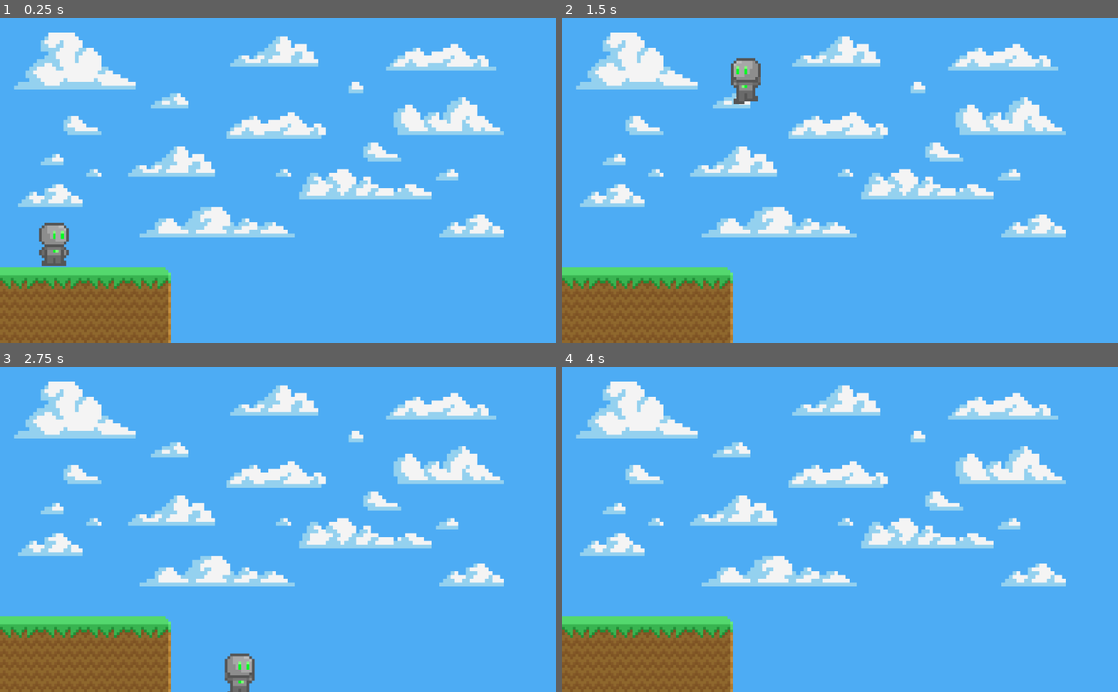
Above: before the commit, frames 1-4 (two rows, left to right).
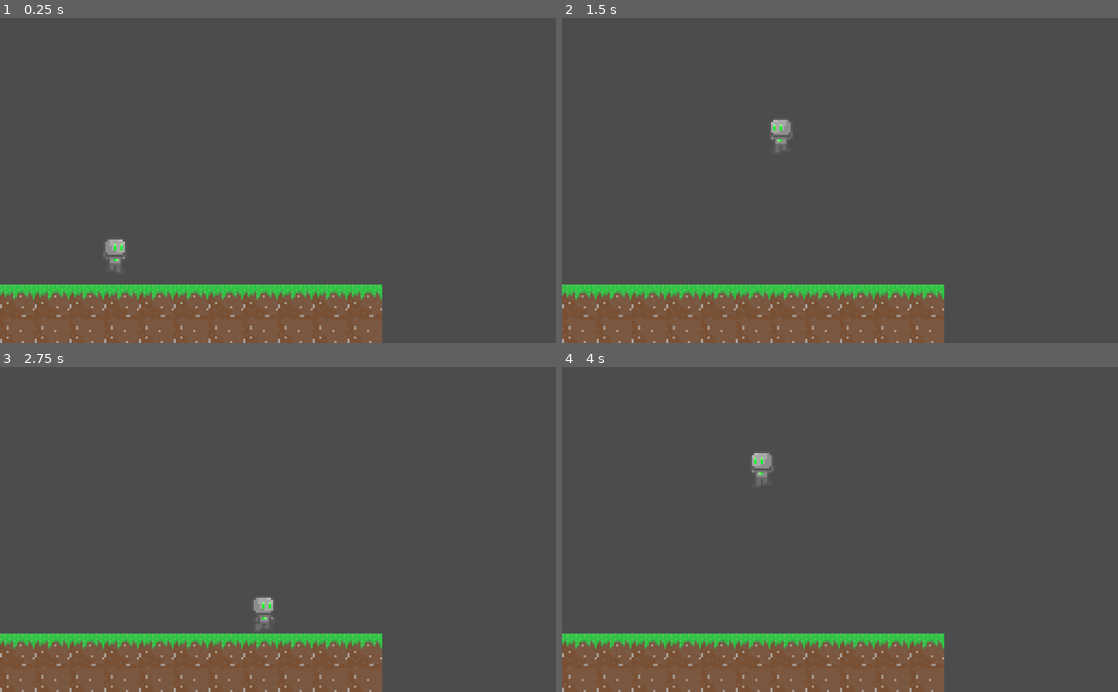
Above: after the commit, the same moments.

Repository: IndieSelfTaught/PlatformerCollab
Game: Godot game, scene res://Levels/1/1.tscn
Same seed, same stepped clock (60 frames per second), same inputs: the game is played once before the commit and once after it.
Inputs:
- Up to frame 1 (0.25 s): no input
- Up to frame 2 (1.5 s): hold D 0.53-1.28 s; hold Shift 0.53-1.28 s; tap Space at 0.77 s; hold A from 1.28 s (still down); tap Shift at 1.35 s
- Up to frame 3 (2.75 s): tap Space at 1.52 s; release A at 2.03 s; hold D from 2.03 s (still down); hold Shift from 2.03 s (still down)
- Up to frame 4 (4 s): release D at 2.78 s; release Shift at 2.78 s; hold W 2.78-3.53 s; tap Shift at 2.85 s; tap Space at 3.02, 3.77 s; hold A from 3.53 s (still down); hold Shift from 3.53 s (still down)

The runs differ from the first frame. In frame 1, 97% of the frame differs, in the area x 0-100%, y 0-100%; in frame 2, 97%; in frame 3, 97%; in frame 4, 97%.

Commit message:
Scale Update

Diff:
--- a/Platformer/Levels/1/1.tscn
+++ b/Platformer/Levels/1/1.tscn
@@ -1,70 +1,28 @@
-[gd_scene load_steps=8 format=2]
+[gd_scene load_steps=4 format=2]
 
-[ext_resource path="res://Levels/Art Prototype/Background0.png" type="Texture" id=1]
-[ext_resource path="res://Player/Player.tscn" type="PackedScene" id=2]
-[ext_resource path="res://Levels/Art Prototype/BaseGround.png" type="Texture" id=3]
-[ext_resource path="res://Levels/Art Prototype/GroundCornerRight.png" type="Texture" id=4]
-[ext_resource path="res://Levels/Art Prototype/InnerGround.png" type="Texture" id=5]
-[ext_resource path="res://Levels/Art Prototype/InnerGroundSideRight.png" type="Texture" id=6]
+[ext_resource path="res://Player/Player.tscn" type="PackedScene" id=1]
+[ext_resource path="res://Levels/Art Prototype/Tileset.tres" type="TileSet" id=2]
 
 [sub_resource type="RectangleShape2D" id=1]
 
 [node name="Root" type="Node"]
 
-[node name="Background0" type="Sprite" parent="."]
-position = Vector2( 512, 300 )
-scale = Vector2( 0.35, 0.35 )
-texture = ExtResource( 1 )
+[node name="Player" parent="." instance=ExtResource( 1 )]
+position = Vector2( -75, 41.81 )
 
-[node name="Player" parent="." instance=ExtResource( 2 )]
-position = Vector2( 100, 430 )
+[node name="Tiles" type="StaticBody2D" parent="."]
 
-[node name="Tiles" type="Node" parent="."]
+[node name="TileMap" type="TileMap" parent="Tiles"]
+tile_set = ExtResource( 2 )
+cell_size = Vector2( 16, 16 )
+format = 1
+tile_data = PoolIntArray( 262135, 4, 0, 262136, 4, 0, 262137, 4, 0, 262138, 4, 0, 262139, 4, 0, 262140, 4, 0, 262141, 4, 0, 262142, 4, 0, 262143, 4, 0, 196608, 4, 0, 196609, 4, 0, 196610, 4, 0, 327671, 2, 0, 327672, 2, 0, 327673, 2, 0, 327674, 2, 0, 327675, 2, 0, 327676, 2, 0, 327677, 2, 0, 327678, 2, 0, 327679, 2, 0, 262144, 2, 0, 262145, 2, 0, 262146, 2, 0 )
 
-[node name="Ground" type="StaticBody2D" parent="Tiles"]
-position = Vector2( 10, 500 )
+[node name="Collider" type="CollisionShape2D" parent="Tiles"]
+position = Vector2( -48, 64 )
+scale = Vector2( 9.6, 1.6 )
+shape = SubResource( 1 )
 
-[node name="Sprite" type="Sprite" parent="Tiles/Ground"]
-position = Vector2( 25, 0 )
-scale = Vector2( 5, 5 )
-texture = ExtResource( 3 )
-
-[node name="Sprite2" type="Sprite" parent="Tiles/Ground"]
-position = Vector2( 105, 0 )
-scale = Vector2( 5, 5 )
-texture = ExtResource( 3 )
-
-[node name="Sprite3" type="Sprite" parent="Tiles/Ground"]
-position = Vector2( 185, 0 )
-scale = Vector2( 5, 5 )
-texture = ExtResource( 3 )
-
-[node name="Sprite4" type="Sprite" parent="Tiles/Ground"]
-position = Vector2( 265, 0 )
-scale = Vector2( 5, 5 )
-texture = ExtResource( 4 )
-
-[node name="Sprite5" type="Sprite" parent="Tiles/Ground"]
-position = Vector2( 25, 80 )
-scale = Vector2( 5, 5 )
-texture = ExtResource( 5 )
-
-[node name="Sprite6" type="Sprite" parent="Tiles/Ground"]
-position = Vector2( 105, 80 )
-scale = Vector2( 5, 5 )
-texture = ExtResource( 5 )
-
-[node name="Sprite7" type="Sprite" parent="Tiles/Ground"]
-position = Vector2( 185, 80 )
-scale = Vector2( 5, 5 )
-texture = ExtResource( 5 )
-
-[node name="Sprite8" type="Sprite" parent="Tiles/Ground"]
-position = Vector2( 265, 80 )
-scale = Vector2( 5, 5 )
-texture = ExtResource( 6 )
-
-[node name="CollisionShape2D" type="CollisionShape2D" parent="Tiles/Ground"]
-position = Vector2( 145, 40 )
-scale = Vector2( 16, 8 )
-shape = SubResource( 1 )
+[node name="MainCamera" type="Camera2D" parent="."]
+current = true
+zoom = Vector2( 0.25, 0.25 )
--- /dev/null
+++ b/Platformer/Levels/Art Prototype/Tileset.tres
@@ -0,0 +1,136 @@
+[gd_resource type="TileSet" load_steps=13 format=2]
+
+[ext_resource path="res://Levels/Art Prototype/Block_Concrete.png" type="Texture" id=1]
+[ext_resource path="res://Levels/Art Prototype/Block_ConcreteTiledGrassyDirt.png" type="Texture" id=2]
+[ext_resource path="res://Levels/Art Prototype/Block_TiledConcrete.png" type="Texture" id=3]
+[ext_resource path="res://Levels/Art Prototype/Block_WallFrame.png" type="Texture" id=4]
+[ext_resource path="res://Levels/Art Prototype/Block_Dirt.png" type="Texture" id=5]
+[ext_resource path="res://Levels/Art Prototype/Block_DirtStone.png" type="Texture" id=6]
+[ext_resource path="res://Levels/Art Prototype/Block_GrassyDirt.png" type="Texture" id=7]
+[ext_resource path="res://Levels/Art Prototype/Block_Gravel.png" type="Texture" id=8]
+[ext_resource path="res://Levels/Art Prototype/Block_MetalTruss.png" type="Texture" id=9]
+[ext_resource path="res://Levels/Art Prototype/Block_SmoothMetal.png" type="Texture" id=10]
+[ext_resource path="res://Levels/Art Prototype/Block_Stone.png" type="Texture" id=11]
+[ext_resource path="res://Levels/Art Prototype/Block_TiledBrick.png" type="Texture" id=12]
+
+[resource]
+0/name = "Block_Concrete"
+0/texture = ExtResource( 1 )
+0/tex_offset = Vector2( 0, 0 )
+0/modulate = Color( 1, 1, 1, 1 )
+0/region = Rect2( 0, 0, 16, 16 )
+0/tile_mode = 0
+0/occluder_offset = Vector2( 8, 8 )
+0/navigation_offset = Vector2( 8, 8 )
+0/shapes = [  ]
+0/z_index = 0
+1/name = "Block_ConcreteTiledGrassyDirt"
+1/texture = ExtResource( 2 )
+1/tex_offset = Vector2( 0, 0 )
+1/modulate = Color( 1, 1, 1, 1 )
+1/region = Rect2( 0, 0, 16, 16 )
+1/tile_mode = 0
+1/occluder_offset = Vector2( 8, 8 )
+1/navigation_offset = Vector2( 8, 8 )
+1/shapes = [  ]
+1/z_index = 0
+2/name = "Block_Dirt"
+2/texture = ExtResource( 5 )
+2/tex_offset = Vector2( 0, 0 )
+2/modulate = Color( 1, 1, 1, 1 )
+2/region = Rect2( 0, 0, 16, 16 )
+2/tile_mode = 0
+2/occluder_offset = Vector2( 8, 8 )
+2/navigation_offset = Vector2( 8, 8 )
+2/shapes = [  ]
+2/z_index = 0
+3/name = "Block_DirtStone"
+3/texture = ExtResource( 6 )
+3/tex_offset = Vector2( 0, 0 )
+3/modulate = Color( 1, 1, 1, 1 )
+3/region = Rect2( 0, 0, 16, 16 )
+3/tile_mode = 0
+3/occluder_offset = Vector2( 8, 8 )
+3/navigation_offset = Vector2( 8, 8 )
+3/shapes = [  ]
+3/z_index = 0
+4/name = "Block_GrassyDirt"
+4/texture = ExtResource( 7 )
+4/tex_offset = Vector2( 0, 0 )
+4/modulate = Color( 1, 1, 1, 1 )
+4/region = Rect2( 0, 0, 16, 16 )
+4/tile_mode = 0
+4/occluder_offset = Vector2( 8, 8 )
+4/navigation_offset = Vector2( 8, 8 )
+4/shapes = [  ]
+4/z_index = 0
+5/name = "Block_Gravel"
+5/texture = ExtResource( 8 )
+5/tex_offset = Vector2( 0, 0 )
+5/modulate = Color( 1, 1, 1, 1 )
+5/region = Rect2( 0, 0, 16, 16 )
+5/tile_mode = 0
+5/occluder_offset = Vector2( 8, 8 )
+5/navigation_offset = Vector2( 8, 8 )
+5/shapes = [  ]
+5/z_index = 0
+6/name = "Block_MetalTruss"
+6/texture = ExtResource( 9 )
+6/tex_offset = Vector2( 0, 0 )
+6/modulate = Color( 1, 1, 1, 1 )
+6/region = Rect2( 0, 0, 16, 16 )
+6/tile_mode = 0
+6/occluder_offset = Vector2( 8, 8 )
+6/navigation_offset = Vector2( 8, 8 )
+6/shapes = [  ]
+6/z_index = 0
+7/name = "Block_SmoothMetal"
+7/texture = ExtResource( 10 )
+7/tex_offset = Vector2( 0, 0 )
+7/modulate = Color( 1, 1, 1, 1 )
+7/region = Rect2( 0, 0, 16, 16 )
+7/tile_mode = 0
+7/occluder_offset = Vector2( 8, 8 )
+7/navigation_offset = Vector2( 8, 8 )
+7/shapes = [  ]
+7/z_index = 0
+8/name = "Block_Stone"
+8/texture = ExtResource( 11 )
+8/tex_offset = Vector2( 0, 0 )
+8/modulate = Color( 1, 1, 1, 1 )
+8/region = Rect2( 0, 0, 16, 16 )
+8/tile_mode = 0
+8/occluder_offset = Vector2( 8, 8 )
+8/navigation_offset = Vector2( 8, 8 )
+8/shapes = [  ]
+8/z_index = 0
+9/name = "Block_TiledBrick"
+9/texture = ExtResource( 12 )
+9/tex_offset = Vector2( 0, 0 )
+9/modulate = Color( 1, 1, 1, 1 )
+9/region = Rect2( 0, 0, 16, 16 )
+9/tile_mode = 0
+9/occluder_offset = Vector2( 8, 8 )
+9/navigation_offset = Vector2( 8, 8 )
+9/shapes = [  ]
+9/z_index = 0
+10/name = "Block_TiledConcrete"
+10/texture = ExtResource( 3 )
+10/tex_offset = Vector2( 0, 0 )
+10/modulate = Color( 1, 1, 1, 1 )
+10/region = Rect2( 0, 0, 16, 16 )
+10/tile_mode = 0
+10/occluder_offset = Vector2( 8, 8 )
+10/navigation_offset = Vector2( 8, 8 )
+10/shapes = [  ]
+10/z_index = 0
+11/name = "Block_WallFrame"
+11/texture = ExtResource( 4 )
+11/tex_offset = Vector2( 0, 0 )
+11/modulate = Color( 1, 1, 1, 1 )
+11/region = Rect2( 0, 0, 16, 16 )
+11/tile_mode = 0
+11/occluder_offset = Vector2( 8, 8 )
+11/navigation_offset = Vector2( 8, 8 )
+11/shapes = [  ]
+11/z_index = 0
--- a/Platformer/Player/Player.tscn
+++ b/Platformer/Player/Player.tscn
@@ -9,14 +9,12 @@
 script = ExtResource( 1 )
 
 [node name="Collider" type="CollisionShape2D" parent="."]
-position = Vector2( 2.5, -10.16 )
-scale = Vector2( 2.75, 4 )
+position = Vector2( 0.54, -14 )
+scale = Vector2( 0.55, 0.8 )
 shape = SubResource( 1 )
 
 [node name="Visual" type="AnimatedSprite" parent="."]
 position = Vector2( 0, -15 )
-scale = Vector2( 5, 5 )
 frames = ExtResource( 2 )
 animation = "Idle"
-frame = 2
 playing = true
--- a/Platformer/Player/Scripts/Player.gd
+++ b/Platformer/Player/Scripts/Player.gd
@@ -1,15 +1,15 @@
 extends KinematicBody2D
 
 var move = 0
-export var speed = 300
-var gravity = 9.81
-export var jump_force = -650
+export var speed = 60
+var gravity = 1.962
+export var jump_force = -130
 var velocity = Vector2(0, 0)
 var prev_grounded = false
 var grounded = false
 var attack_done = true
 var sprinting = false
-var sprint_speed = 400
+var sprint_speed = 80
 
 
 func jump():
@@ -23,9 +23,9 @@
 	move_and_slide(velocity)
 	grounded = is_on_wall()
 	if velocity.y > 0:
-		gravity = 9.81 * 2.25
+		gravity = 1.962 * 2.50
 	else:
-		gravity = 9.81
+		gravity = 1.962
 
 func _process(delta):
 
Binary file removed: Platformer/Levels/Art Prototype/Background0.png
Not shown, removed: Platformer/Levels/Art Prototype/Background0.png.import
Binary file removed: Platformer/Levels/Art Prototype/BaseGround.png
Not shown, removed: Platformer/Levels/Art Prototype/BaseGround.png.import
Binary file removed: Platformer/Levels/Art Prototype/BaseGroundBottom.png
Not shown, removed: Platformer/Levels/Art Prototype/BaseGroundBottom.png.import
Binary file added: Platformer/Levels/Art Prototype/Block_Concrete.png
Not shown, added: Platformer/Levels/Art Prototype/Block_Concrete.png.import
Binary file added: Platformer/Levels/Art Prototype/Block_ConcreteTiledGrassyDirt.png
Not shown, added: Platformer/Levels/Art Prototype/Block_ConcreteTiledGrassyDirt.png.import
Binary file added: Platformer/Levels/Art Prototype/Block_Dirt.png
Not shown, added: Platformer/Levels/Art Prototype/Block_Dirt.png.import
(and 46 more such lines)
